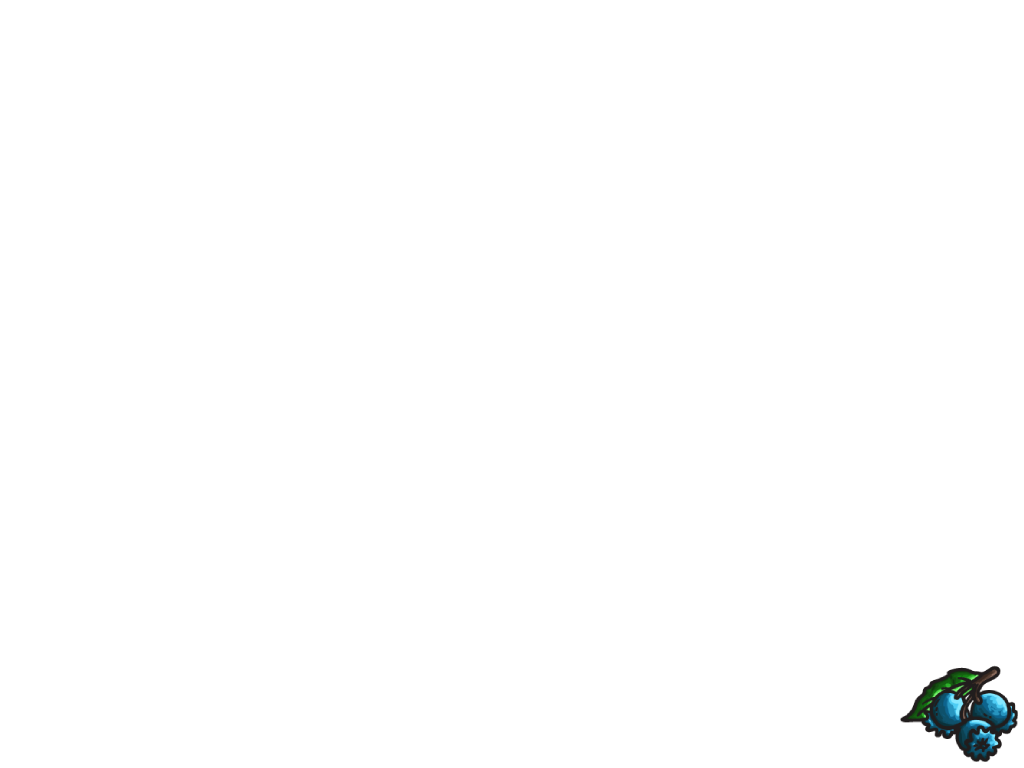
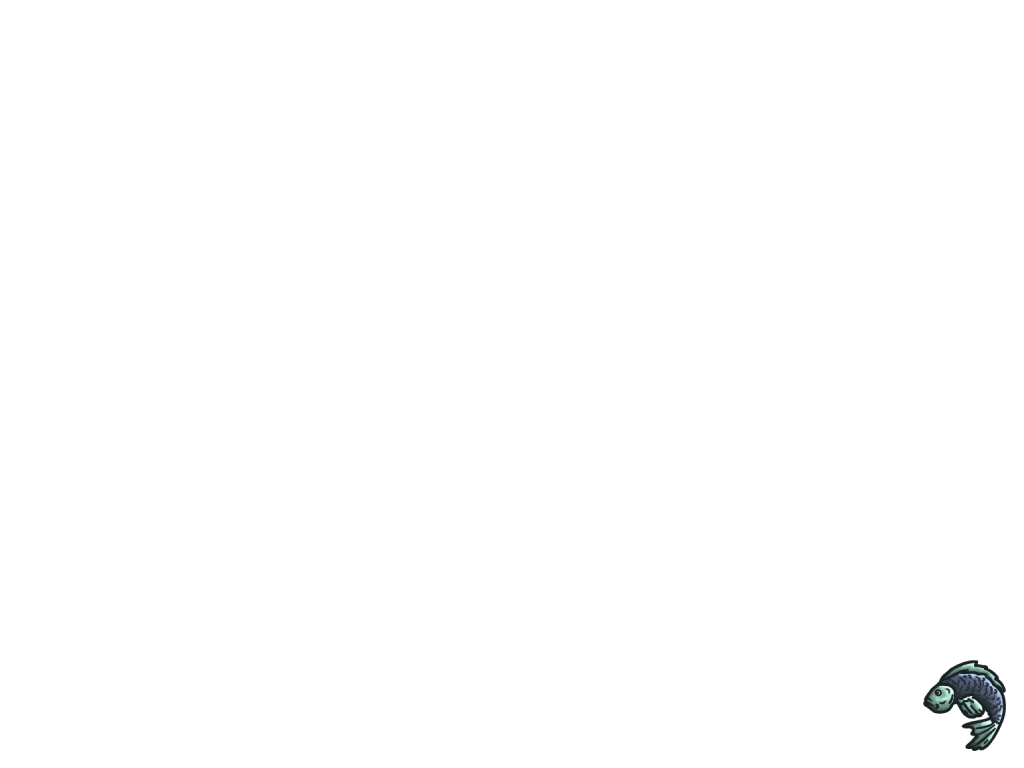
Layer changes from the first 1024x768 image to the second:
added layer "salmon" above "wolf-meat" over [923, 660, 1006, 751]
hid "berries1" over [900, 665, 1018, 762]
